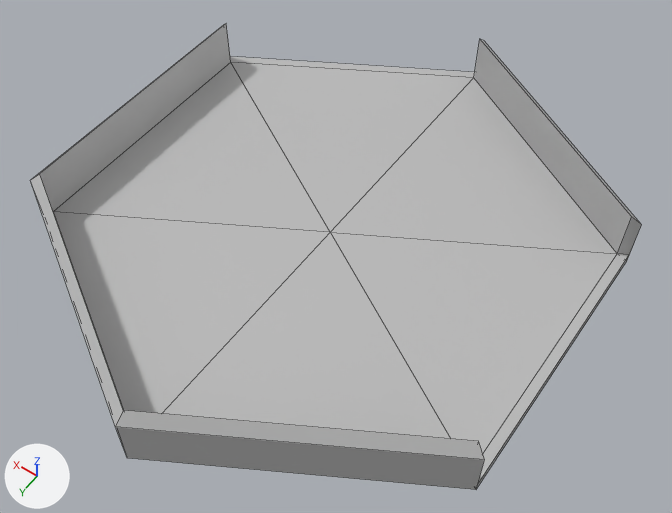
The FBX model Assets/3D Models/hex/right4.fbx as it was, and as the next commit left it.
Both versions are drawn from a 50 mm lens placed at (-3.42, 4.7, 7.1), pointed at (-0.24, 0.24, 0.1). Lighting does not change. The marker at lower left points along +X, +Y and +Z. Mesh edges are drawn as thin lines. Where no turn or scale is listed for an object, it has been applied to the vertices.

Script lines for the objects in view, before the commit:
```python
mat_lambert1 = principled_material('lambert1')
mat_lambert1.base_color = (0.5, 0.5, 0.5)  # grey #bcbcbc
me_mesh = bpy.data.meshes.new('Mesh')
me_mesh.from_pydata(...)  # 34 vertices, 38 faces; spans x -2.5..2.5, y -2.89..2.89, z -0.05..0.6
me_mesh.materials.append(mat_lambert1)  # grey #bcbcbc
ob_right4 = bpy.data.objects.new('right4', me_mesh)
ob_right4.location = (0.0, 0.0, 0.0)
```
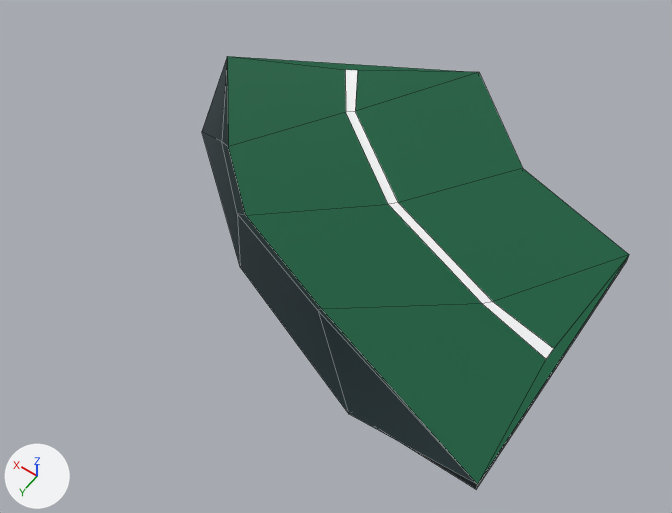
Pixel boxes (x1, y1, x2, y2) of what changed, in the pictures (672 x 513 px; the box of a moved part takes in the faces that stretch with it):
'right4', surface changed, reshaped (grey to green, 30% narrower, 7% shorter): before (31, 24, 641, 490); after (202, 56, 629, 489)
part 1 of me_mesh, moved or reshaped: before (31, 24, 641, 490); after (202, 56, 629, 489)
part 2 of me_mesh, surface changed (grey to green): (238, 57, 629, 489) in both

Edits to the bpy script that builds the scene:
```text
Add img_palette_png:
    img_palette_png = load_image('palette.png', '_unpacked/palette.png', 128, 128, 'sRGB')
Change mat_lambert1:
    remove mat_lambert1.base_color = (0.5, 0.5, 0.5)  # grey #bcbcbc
    add mat_lambert1.texture = img_palette_png
Change me_mesh:
    used by ob_right4; location = (0.0, 0.0, 0.0)
    remove me_mesh.from_pydata(...)  # 34 vertices, 38 faces; spans x -2.5..2.5, y -2.89..2.89, z -0.05..0.6
    add me_mesh.from_pydata(...)  # 32 vertices, 36 faces; spans x -2.5..2.5, y -2.89..1.51, z -0.05..0.79
    me_mesh part 1
    22 vertices are removed from x -2.5..2.5, y -2.89..2.89, z -0.05..0.6
    34 faces are deleted
    4 vertices move from x -2.4..2.4, y -2.77..1.39, z 0.05 to x -2.4..1.26, y -2.11..0.07, z 0.05
    20 vertices are added at x -1.75..1.95, y -1.86..1.51, z -0.05..0.79
    32 new faces join them
    me_mesh part 2: 4 kept faces spanning x -2.5..2.5, y -2.89..1.44, z -0.05..0.05 get new texture (UV) coordinates
```
